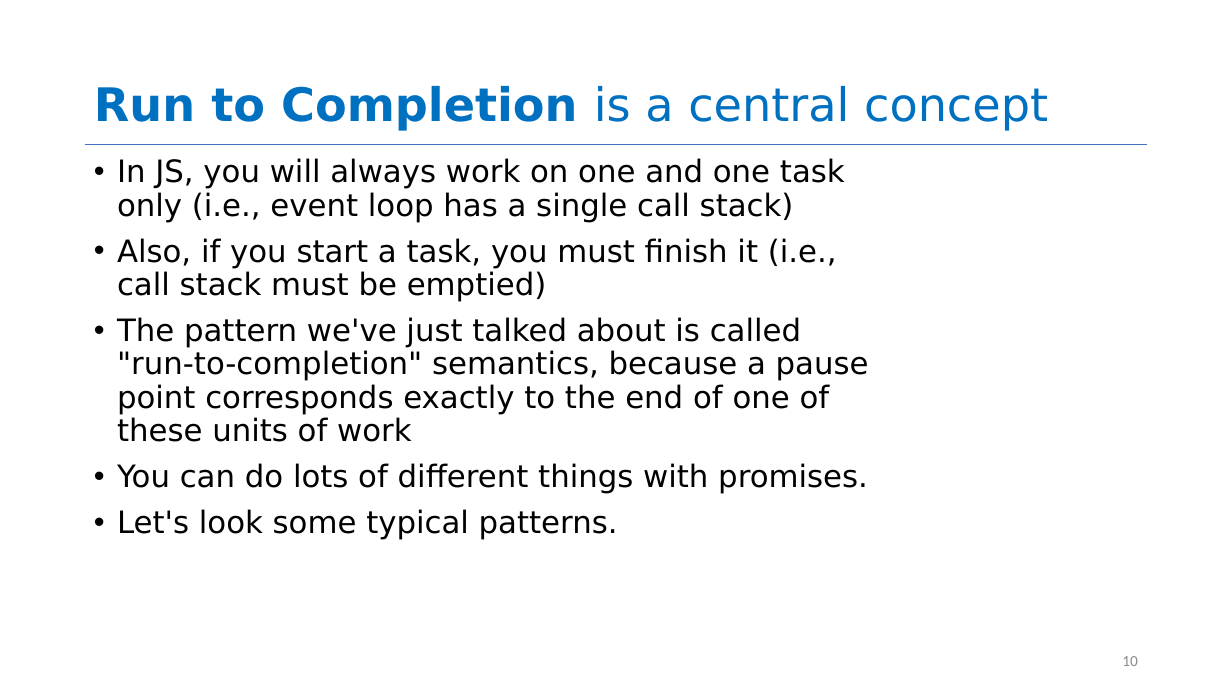
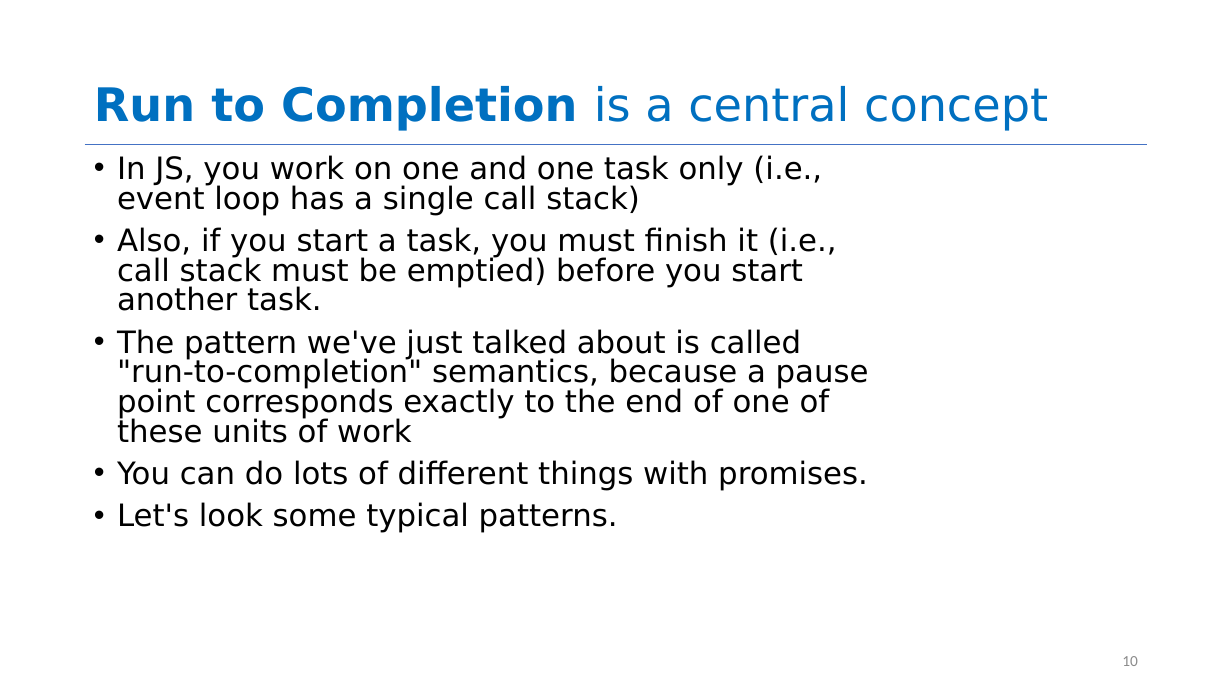
Before and after one commit to neu-se/CS4530-Summer-2026, a slide deck: slide 10 of Slides/Module 08 Concurrency Patterns in Typescript.pptx. Drawn at 1232x693 pixels with LibreOffice and Linux fonts; fonts in the diff are those of the drawing. Boxes give left, top, right and bottom in pixels: in the first picture for what was removed or moved away, otherwise in the second. Text is boxed around its words. In the diff, an @@ line names an element or a change of style, - is before the commit and + after.

```diff
--- a/Slides/Module 08 Concurrency Patterns in Typescript.pptx
+++ b/Slides/Module 08 Concurrency Patterns in Typescript.pptx
@@ text at [117,155,837,311]: text changed @@
-• In JS, you will always work on one and one task only (i.e., event loop has a single call stack)
-• Also, if you start a task, you must finish it (i.e., call stack must be emptied)
+• In JS, you work on one and one task only (i.e., event loop has a single call stack)
+• Also, if you start a task, you must finish it (i.e., call stack must be emptied) before you start another task.
@@ text at [117,329,869,533]: line spacing 0.9 to 0.8 @@
```
Also in this commit, not shown: 5 other slides changed, 1 slide added, 1 other file.
